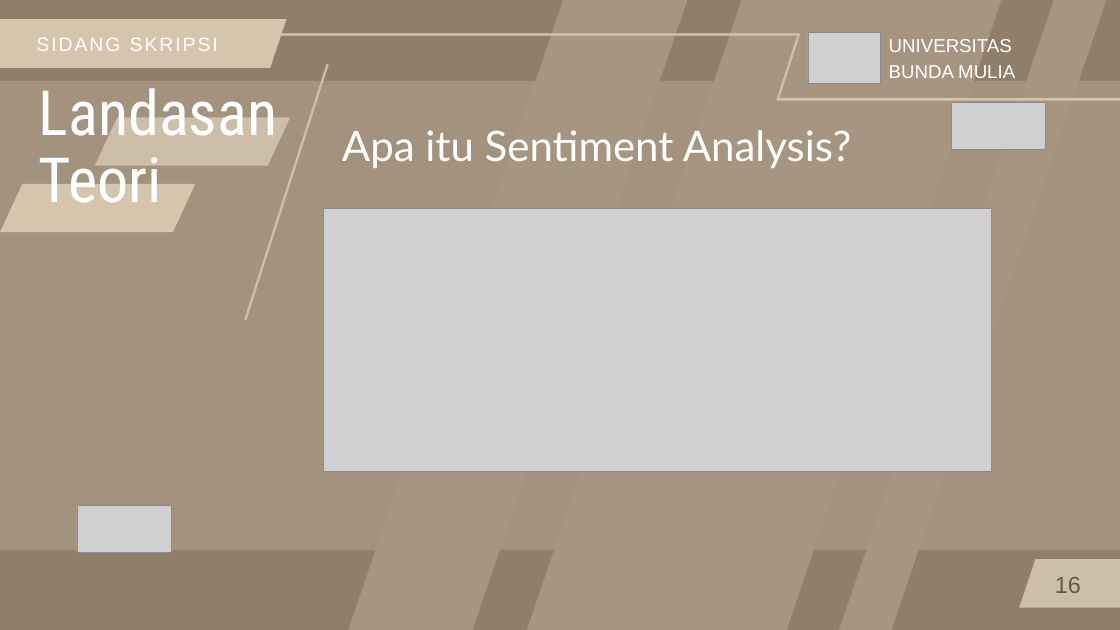
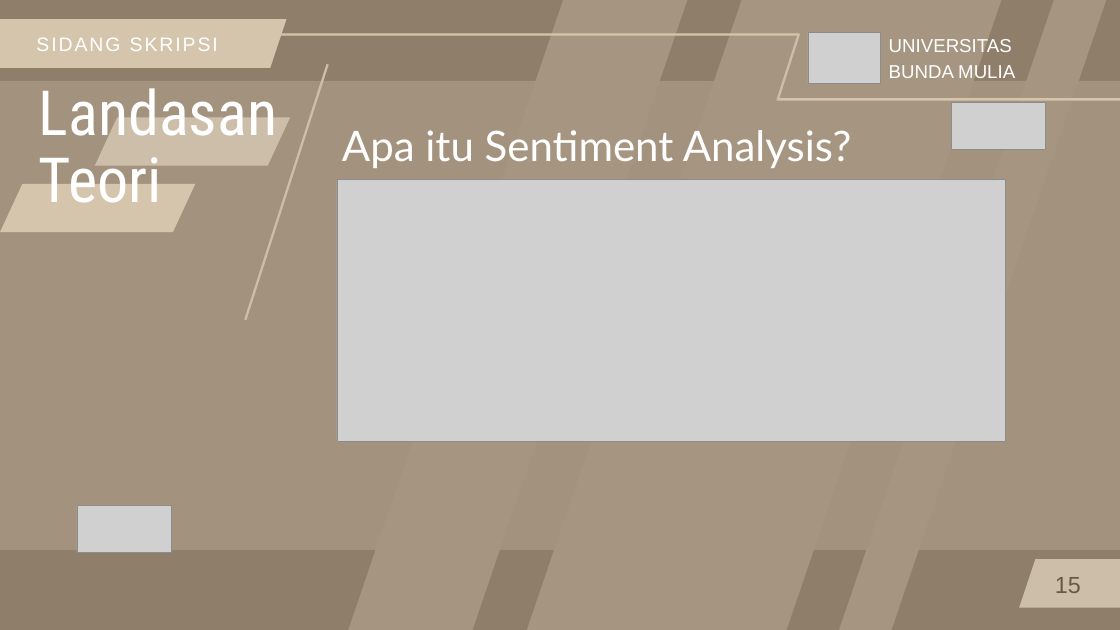
Before and after one commit to FnsAja/Skripsi, a slide deck: slide 15 of Sidang Michael Alfonso.pptx (slide 16 before the commit). Drawn at 1120x630 pixels with LibreOffice and Linux fonts; fonts in the diff are those of the drawing; grey boxes stand for pictures. Boxes give left, top, right and bottom in pixels: in the first picture for what was removed or moved away, otherwise in the second. Text is boxed around its words. In the diff, an @@ line names an element or a change of style, - is before the commit and + after.

```diff
--- a/Sidang Michael Alfonso.pptx
+++ b/Sidang Michael Alfonso.pptx
@@ picture: place and size @@
-picture at (323, 209, 991, 471)
+picture at (337, 180, 1005, 442)
@@ text at (1055, 577, 1081, 593): text changed @@
-16
+15
```
Also in this commit, not shown: 3 other slides changed, 13 other files.
